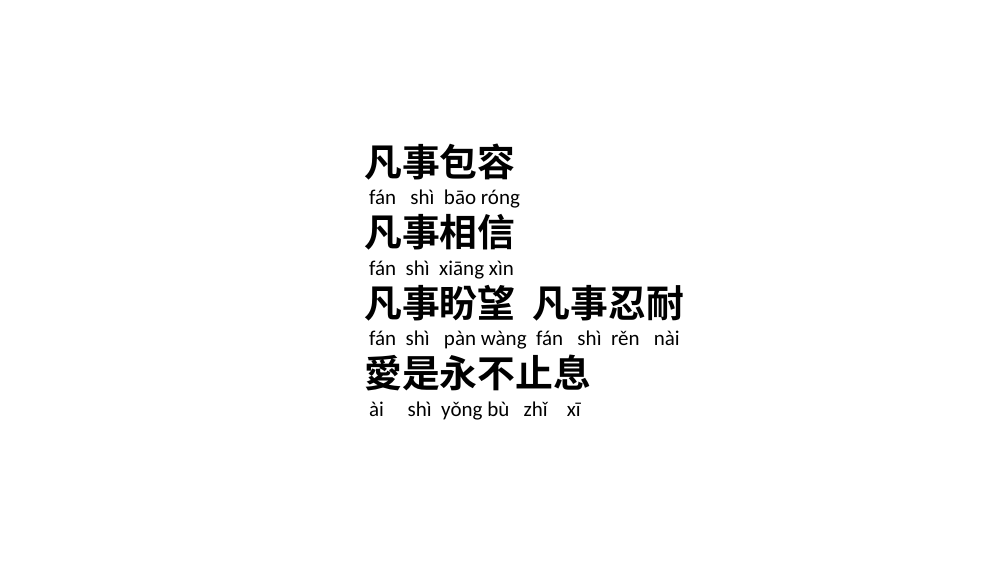
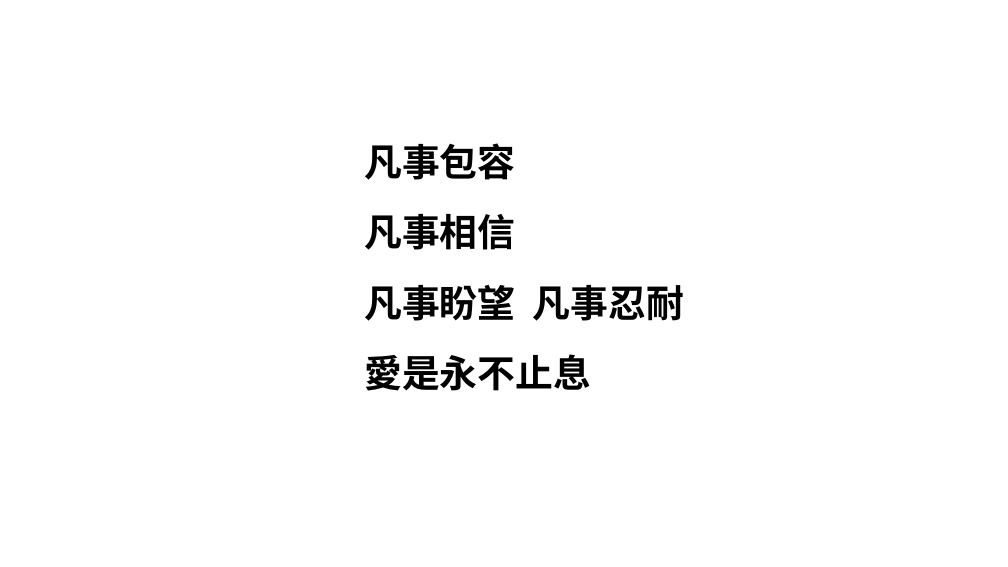
Before and after one commit to batisuoc/free-school-class, a slide deck: slide 7 of chinese/愛是 no pinyin.pptx. Drawn at 1008x567 pixels with LibreOffice and Linux fonts; fonts in the diff are those of the drawing; background and template pictures are left out. Boxes give left, top, right and bottom in pixels: in the first picture for what was removed or moved away, otherwise in the second. Text is boxed around its words. In the diff, an @@ line names an element or a change of style, - is before the commit and + after.

```diff
--- a/chinese/愛是 no pinyin.pptx
+++ b/chinese/愛是 no pinyin.pptx
@@ text at (369, 189, 520, 208): paragraph removed @@
-fán shì bāo róng
@@ text at (369, 260, 514, 279): paragraph removed @@
-fán shì xiāng xìn
@@ text at (369, 330, 680, 349): paragraph removed @@
-fán shì pàn wàng fán shì rěn nài
@@ text at (369, 401, 581, 420): paragraph removed @@
-ài shì yǒng bù zhǐ xī
```
Also in this commit, not shown: 5 other slides changed, 3 other files.
